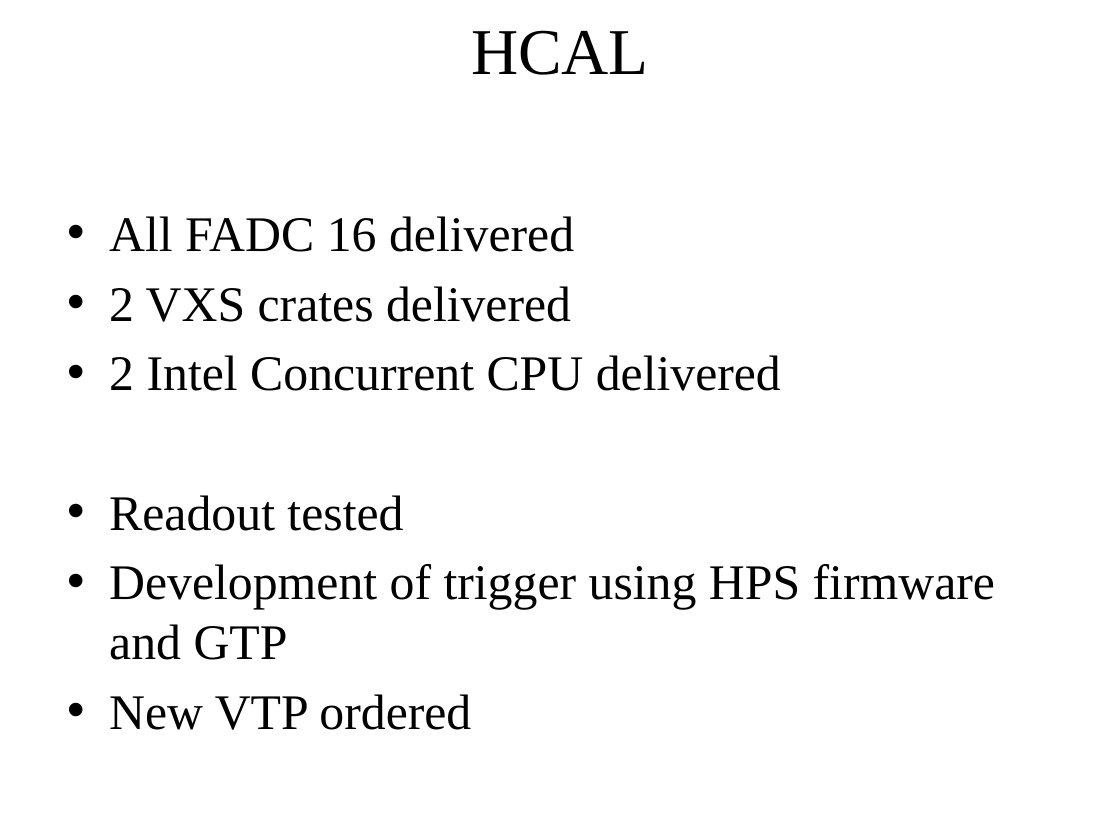
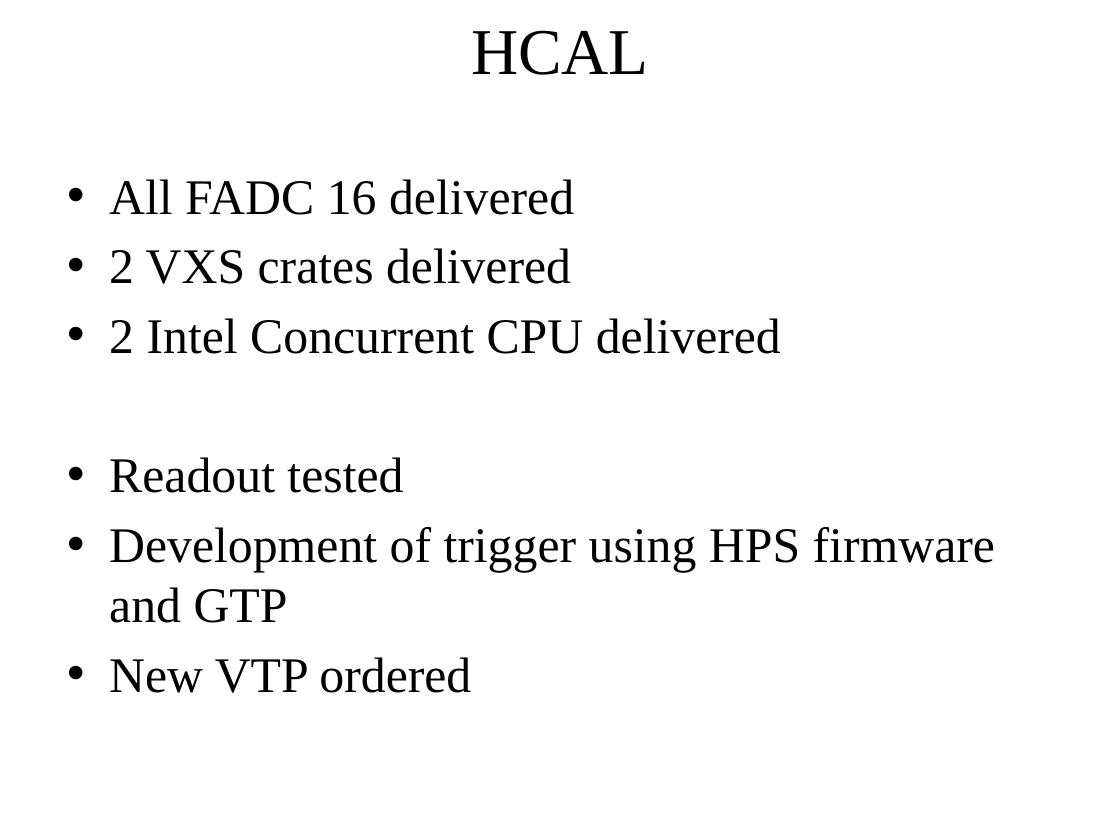
Before and after one commit to bmoffit/sbsdaq, a slide deck: slide 11 of 2015_DOE_Review/SuperBigBite DAQ update-Oct-20-2015.pptx. Drawn at 1120x840 pixels with LibreOffice and Linux fonts; fonts in the diff are those of the drawing; background and template pictures are left out. Boxes give left, top, right and bottom in pixels: in the first picture for what was removed or moved away, otherwise in the second. Text is boxed around its words. In the diff, an @@ line names an element or a change of style, - is before the commit and + after.

```diff
--- a/2015_DOE_Review/SuperBigBite DAQ update-Oct-20-2015.pptx
+++ b/2015_DOE_Review/SuperBigBite DAQ update-Oct-20-2015.pptx
@@ text "All FADC 16 delivered": place and size @@
-text "All FADC 16 delivered" at (109, 216, 995, 730)
+text "All FADC 16 delivered" at (109, 179, 995, 693)
```
Also in this commit, not shown: 18 other slides changed, 1 slide added, 1 slide removed, 1 other file.
